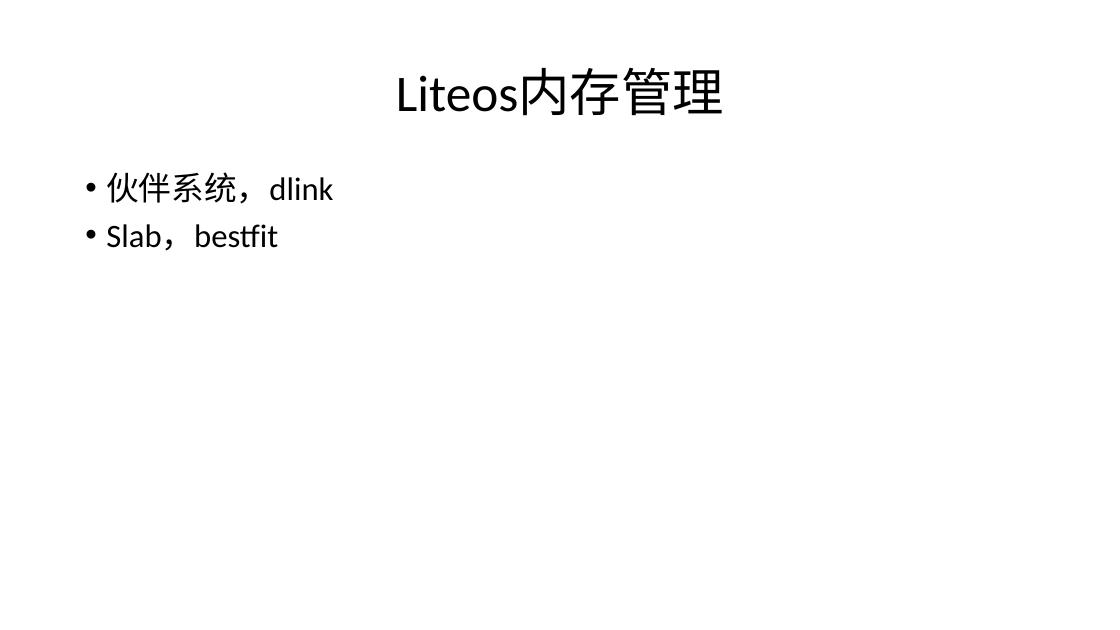
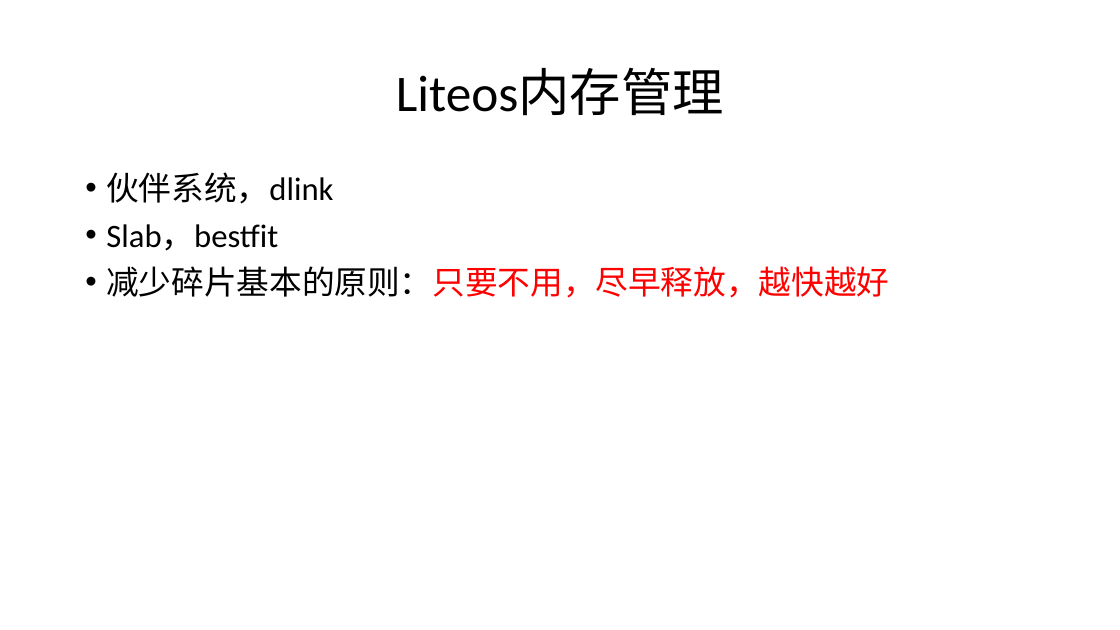
Before and after one commit to Jinpeng-He/LiteOS_Kernel, a slide deck: slide 6 of visio/操作系统简介.pptx. Drawn at 1120x630 pixels with LibreOffice and Linux fonts; fonts in the diff are those of the drawing. Boxes give left, top, right and bottom in pixels: in the first picture for what was removed or moved away, otherwise in the second. Text is boxed around its words. In the diff, an @@ line names an element or a change of style, - is before the commit and + after.

```diff
--- a/visio/操作系统简介.pptx
+++ b/visio/操作系统简介.pptx
@@ text at (106,266,889,298): paragraph added @@
+• 减少碎片基本的原则：只要不用，尽早释放，越快越好
```
Also in this commit, not shown: 2 other files.
